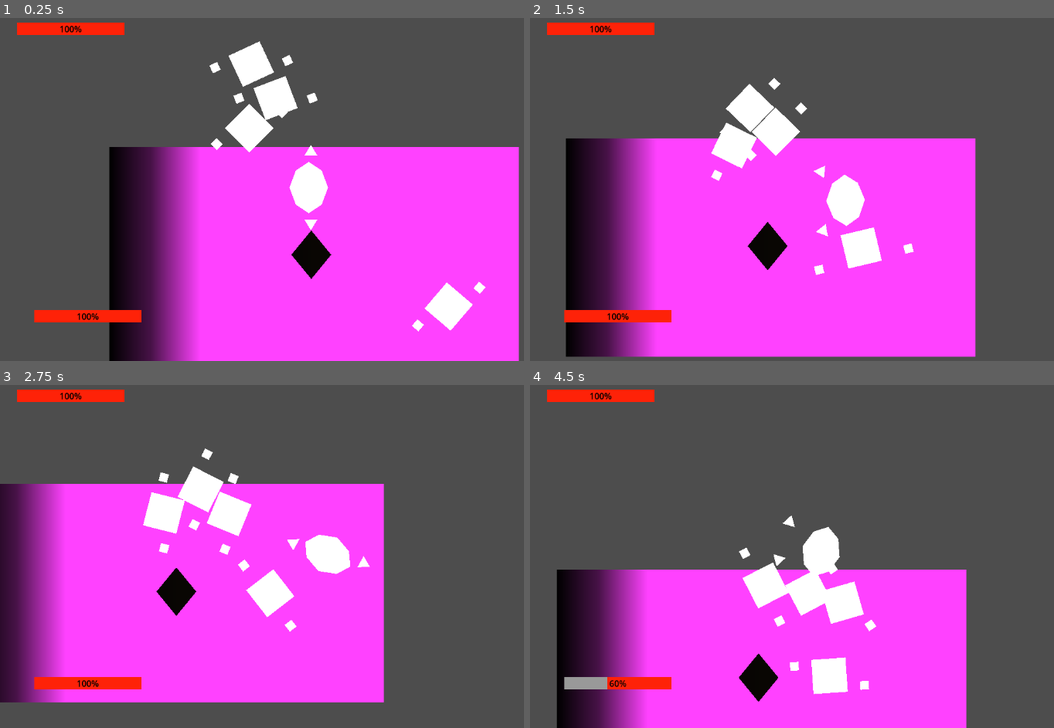
Above: before the commit, frames 1-4 (two rows, left to right).
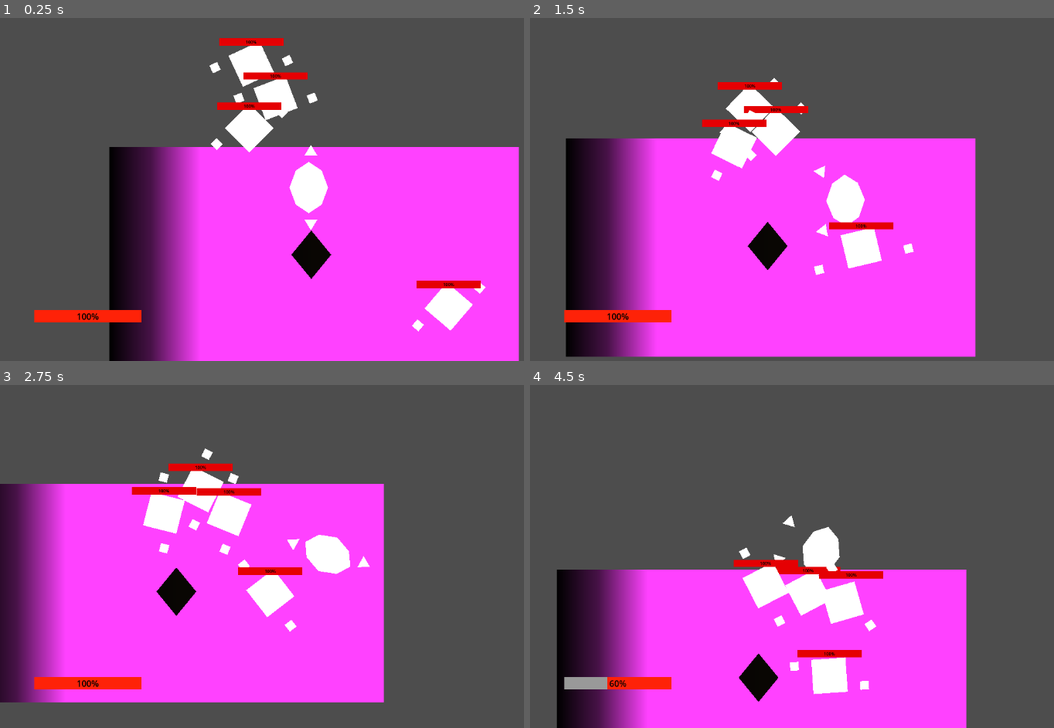
Above: after the commit, the same moments.

Repository: CatalinVini/TopDownGeometryCombatGame
Game: Godot game, scene res://World.tscn
Two runs of this game, one before a commit and one after it. Both use one fixed random seed, a clock stepped at 60 frames per second and the inputs below.
Inputs (mouse positions are in pixels of both pictures, inside the frame that each line leads up to):
- Up to frame 1 (0.25 s): no input
- Up to frame 2 (1.5 s): move the mouse to (975, 168) at 0.52 s; hold D (right) 0.53-1.28 s; click (975, 168) at 0.6 s; move the mouse to (713, 203) at 1.27 s; hold S (down) from 1.28 s (still down); right-click (713, 203) at 1.35 s
- Up to frame 3 (2.75 s): move the mouse to (372, 477) at 2.02 s; release S (down) at 2.03 s; hold D (right) from 2.03 s (still down); tap Space (grab) at 2.1 s
- Up to frame 4 (4.5 s): move the mouse to (807, 625) at 2.77 s; release D (right) at 2.78 s; hold W (up) 2.78-3.53 s; click (807, 625) at 2.85 s; move the mouse to (1022, 607) at 3.52 s; hold A (left) from 3.53 s (still down); right-click (1022, 607) at 3.6 s; move the mouse to (655, 501) at 4.27 s; tap Space (grab) at 4.35 s

The runs differ from the first frame. In frame 1, 1.8% of the frame differs, in the area x 3-92%, y 1-79%; in frame 2, 1.8%; in frame 3, 1.9%, in the area x 3-58%, y 1-56%; in frame 4, 1.8%.

Commit message:
Enemy Health Bar updated
health bar of the enemy appears above their position

Diff:
--- a/EnemyCharacter.tscn
+++ b/EnemyCharacter.tscn
@@ -1,7 +1,6 @@
-[gd_scene load_steps=20 format=3 uid="uid://d4kj7q43vr1kr"]
+[gd_scene load_steps=21 format=3 uid="uid://d4kj7q43vr1kr"]
 
 [ext_resource type="Script" uid="uid://0h8ga7ggwy4a" path="res://enemy_script.gd" id="1_d6you"]
-[ext_resource type="PackedScene" uid="uid://nk2war87clhf" path="res://HUD_Enemy.tscn" id="2_kbrm0"]
 
 [sub_resource type="Curve2D" id="Curve2D_ayvk7"]
 _data = {
@@ -415,6 +414,11 @@
 &"RESET": SubResource("Animation_kbrm0")
 }
 
+[sub_resource type="StyleBoxFlat" id="StyleBoxFlat_kbrm0"]
+
+[sub_resource type="StyleBoxFlat" id="StyleBoxFlat_16xks"]
+bg_color = Color(0.898301, 0, 0.0121484, 1)
+
 [node name="Node2D" type="Node2D"]
 
 [node name="EnemyCharacterBody2D" type="CharacterBody2D" parent="." groups=["Enemy"]]
@@ -495,10 +499,6 @@
 shape = SubResource("RectangleShape2D_d6you")
 debug_color = Color(1, 0, 0.0888976, 0.42)
 
-[node name="CanvasLayer" type="CanvasLayer" parent="EnemyCharacterBody2D"]
-
-[node name="Control" parent="EnemyCharacterBody2D/CanvasLayer" instance=ExtResource("2_kbrm0")]
-
 [node name="AreaNW" type="Area2D" parent="EnemyCharacterBody2D"]
 position = Vector2(-72, 16)
 collision_layer = 4
@@ -581,6 +581,26 @@
 [node name="EnemyTimerThrown" type="Timer" parent="."]
 wait_time = 0.3
 one_shot = true
+
+[node name="NodeForCanvas" type="Node2D" parent="."]
+
+[node name="Control" type="Control" parent="NodeForCanvas"]
+layout_mode = 3
+anchors_preset = 0
+offset_left = -120.0
+offset_top = -96.0
+offset_right = 120.0
+offset_bottom = -64.0
+
+[node name="ProgressBar" type="ProgressBar" parent="NodeForCanvas/Control"]
+layout_mode = 0
+offset_right = 240.0
+offset_bottom = 27.0
+theme_override_colors/font_color = Color(0, 0, 0, 1)
+theme_override_styles/background = SubResource("StyleBoxFlat_kbrm0")
+theme_override_styles/fill = SubResource("StyleBoxFlat_16xks")
+value = 100.0
+fill_mode = 1
 
 [connection signal="area_entered" from="EnemyCharacterBody2D/DetectionArea2D" to="EnemyCharacterBody2D" method="_on_detection_area_2d_area_entered"]
 [connection signal="area_exited" from="EnemyCharacterBody2D/DetectionArea2D" to="EnemyCharacterBody2D" method="_on_detection_area_2d_area_exited"]
--- a/HUD_Enemy.tscn
+++ b/HUD_Enemy.tscn
@@ -9,22 +9,18 @@
 
 [node name="Control" type="Control"]
 layout_mode = 3
-anchors_preset = 15
-anchor_right = 1.0
-anchor_bottom = 1.0
-grow_horizontal = 2
-grow_vertical = 2
+anchors_preset = 0
+offset_left = 504.0
+offset_top = 320.0
+offset_right = 504.0
+offset_bottom = 320.0
+size_flags_horizontal = 4
+size_flags_vertical = 4
 
 [node name="ProgressBar" type="ProgressBar" parent="."]
 layout_mode = 1
-anchors_preset = 2
-anchor_top = 1.0
-anchor_bottom = 1.0
-offset_left = 32.0
-offset_top = -632.0
-offset_right = 232.0
-offset_bottom = -609.0
-grow_vertical = 0
+offset_right = 200.0
+offset_bottom = 23.0
 theme_override_colors/font_color = Color(0, 0, 0, 1)
 theme_override_font_sizes/font_size = 16
 theme_override_styles/background = SubResource("StyleBoxFlat_xj7ud")
--- a/enemy_script.gd
+++ b/enemy_script.gd
@@ -47,6 +47,7 @@
 @onready var knockbackpathsw = $KnockBackPathSW/PathFollow2D
 @onready var knockbackpathnw = $KnockBackPathNW/PathFollow2D
 @onready var knockbackpathne = $KnockBackPathNE/PathFollow2D
+@onready var canvaslayer = $"../NodeForCanvas"
 
 func _ready():
 
@@ -67,6 +68,7 @@
 	enemy_thrown()
 	knockback_direction()
 	move_and_slide()
+	canvaslayer.set_global_position(self.get_global_position())
 
 
 func move():
